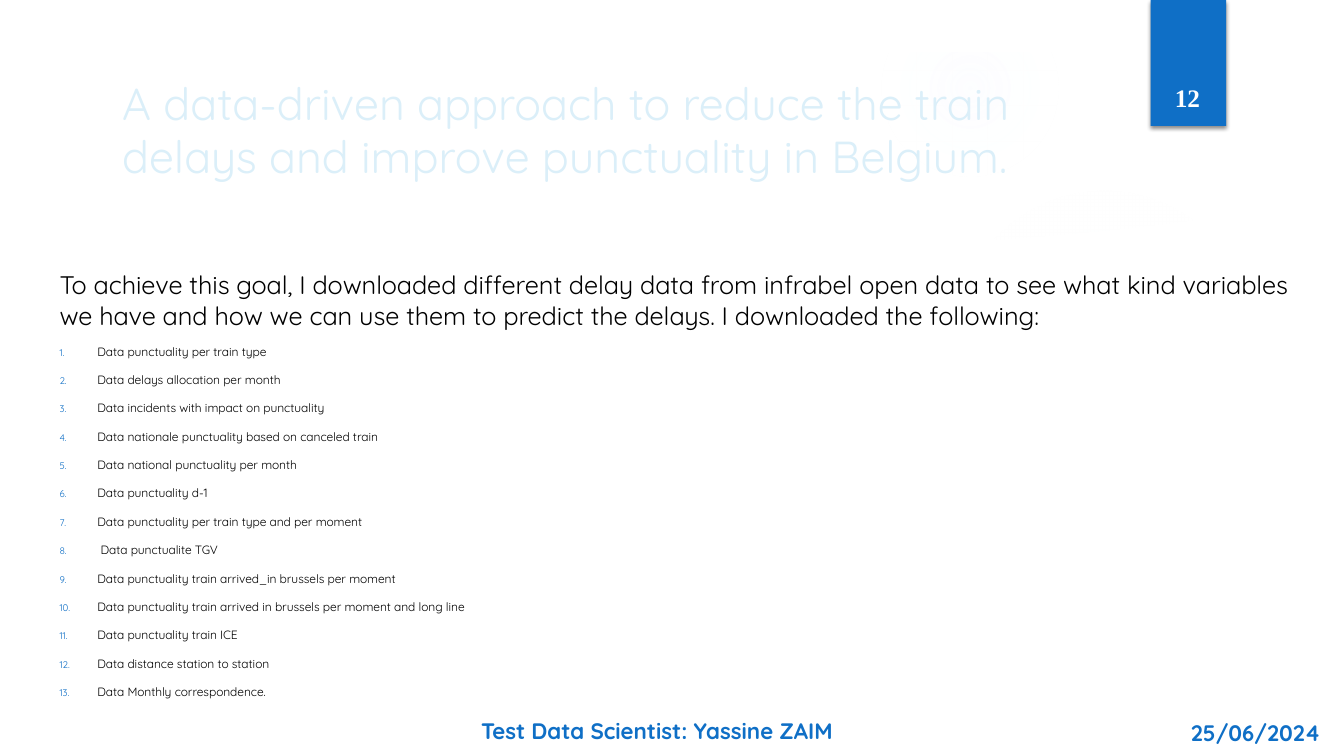
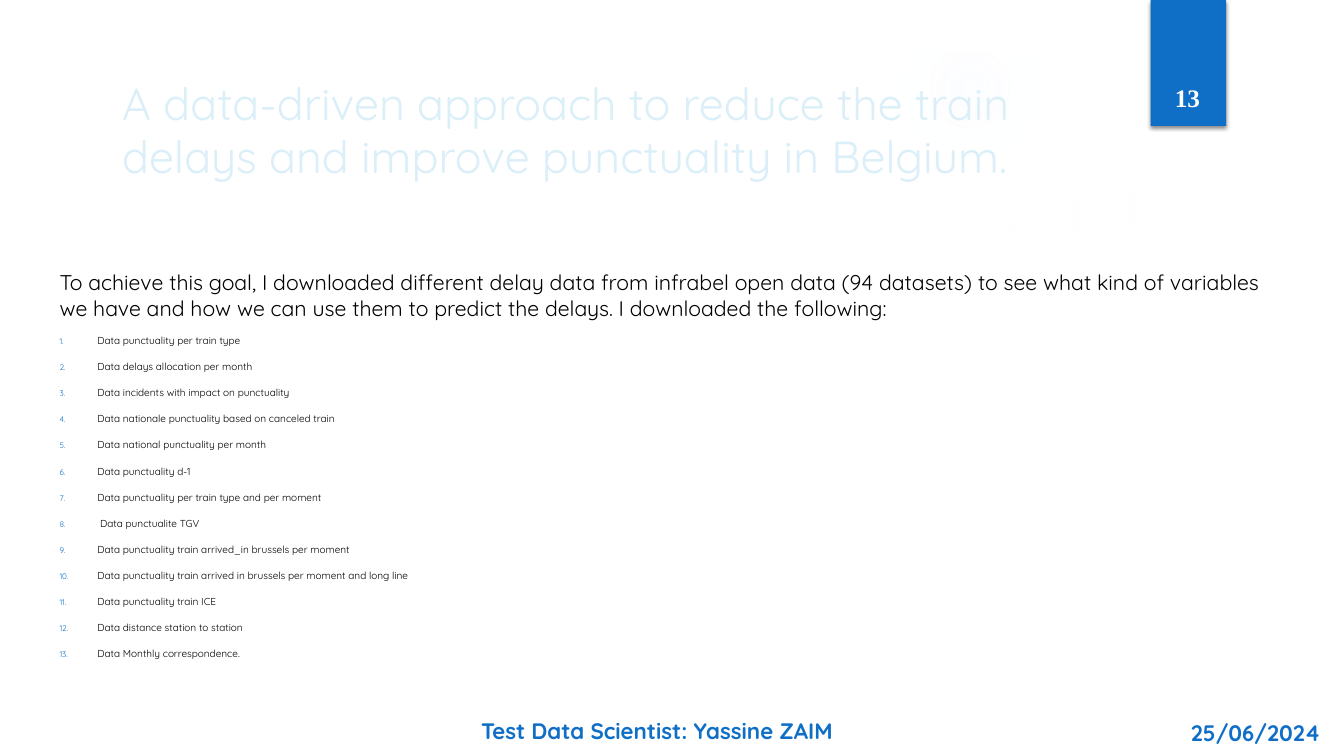
Before and after one commit to ZaimYassine/Ypto-test-Yassine-Zaim, a slide deck: slide 13 of Test_Data_Scientist_Yassine_ZAIM.pptx (slide 12 before the commit). Drawn at 1344x756 pixels with LibreOffice and Linux fonts; fonts in the diff are those of the drawing; background and template pictures are left out. Boxes give left, top, right and bottom in pixels: in the first picture for what was removed or moved away, otherwise in the second. Text is boxed around its words. In the diff, an @@ line names an element or a change of style, - is before the commit and + after.

```diff
--- a/Test_Data_Scientist_Yassine_ZAIM.pptx
+++ b/Test_Data_Scientist_Yassine_ZAIM.pptx
@@ page number at bbox=[1175, 90, 1200, 108]: text changed @@
-12
+13
@@ text at bbox=[60, 274, 1259, 321]: text changed; size 18.1 to 15.2 pt @@
-To achieve this goal, I downloaded different delay data from infrabel open data to see what kind variables we have and how we can use them to predict the delays. I downloaded the following:
+To achieve this goal, I downloaded different delay data from infrabel open data (94 datasets) to see what kind of variables we have and how we can use them to predict the delays. I downloaded the following:
@@ text at bbox=[97, 337, 408, 659]: size 8.6 to 7.2 pt in "Data punctuality per train type", "Data delays allocation per month", "Data incidents with impact on punctuality", "Data nationale punctuality based on canceled train" and 9 more places @@
```
Also in this commit, not shown: 11 other slides changed, 1 slide added, 2 other files.
